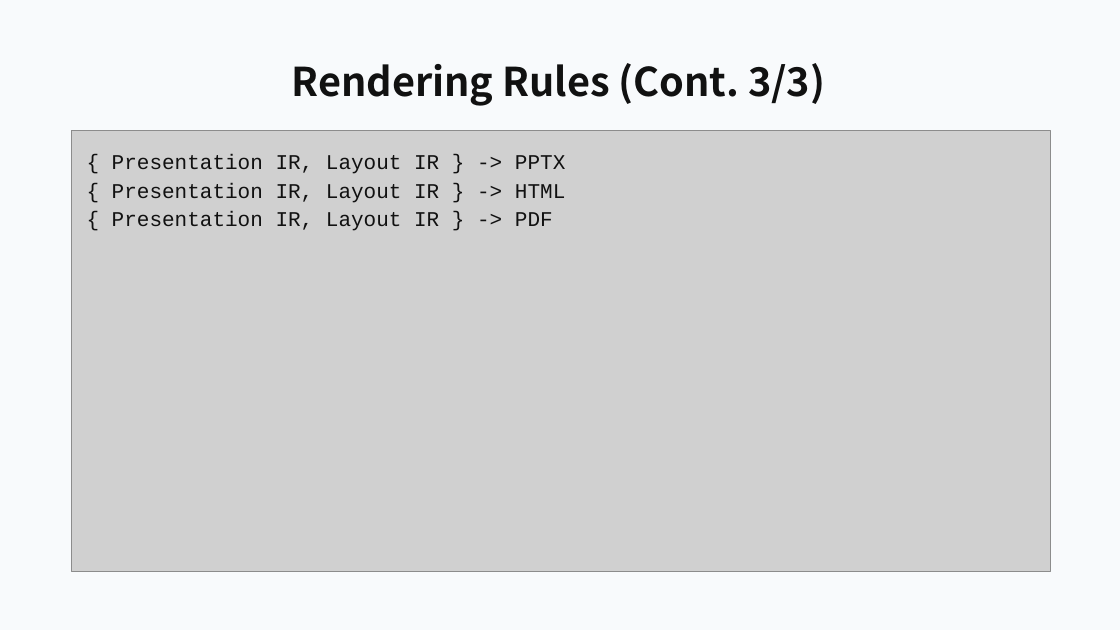
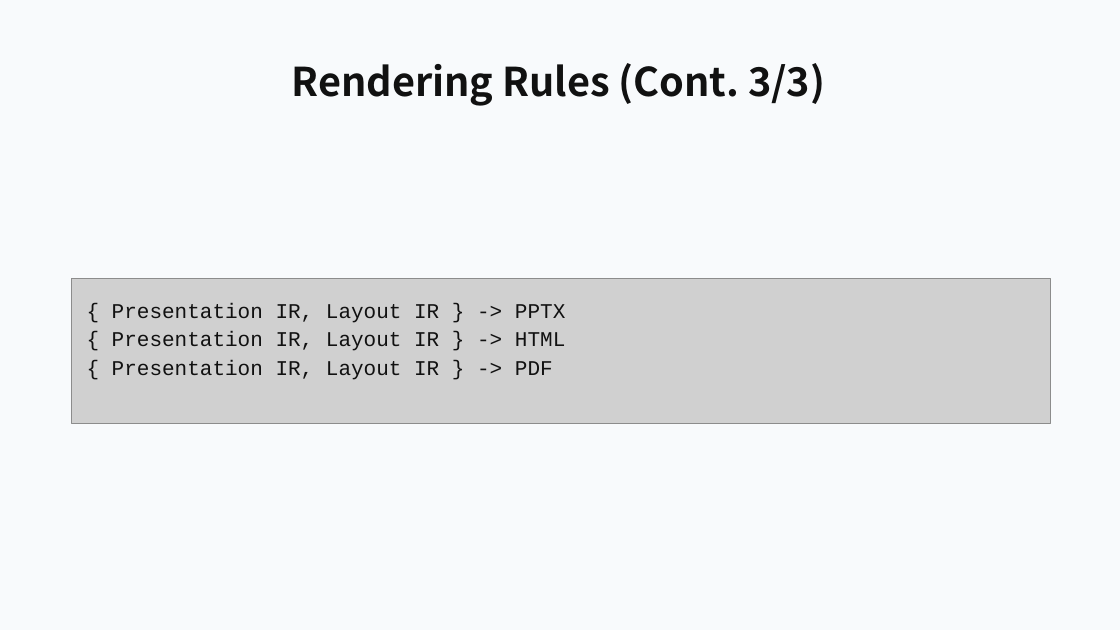
Before and after one commit to ch040602/mdpr-skill, a slide deck: slide 17 of artifacts/mdpr-vs-skill/mdpr-baseline-result.pptx. Drawn at 1120x630 pixels with LibreOffice and Linux fonts; fonts in the diff are those of the drawing; grey boxes stand for pictures. Boxes give left, top, right and bottom in pixels: in the first picture for what was removed or moved away, otherwise in the second. Text is boxed around its words. In the diff, an @@ line names an element or a change of style, - is before the commit and + after.

```diff
--- a/artifacts/mdpr-vs-skill/mdpr-baseline-result.pptx
+++ b/artifacts/mdpr-vs-skill/mdpr-baseline-result.pptx
@@ picture: place and size @@
-picture at [71,130,1050,571]
+picture at [71,279,1050,423]
@@ text "{ Presentation IR, Layout IR ...": place and size @@
-text "{ Presentation IR, Layout IR ..." at [112,154,565,231]
+text "{ Presentation IR, Layout IR ..." at [112,303,565,380]
```
Also in this commit, not shown: 1 other slide changed, 9 other files.
